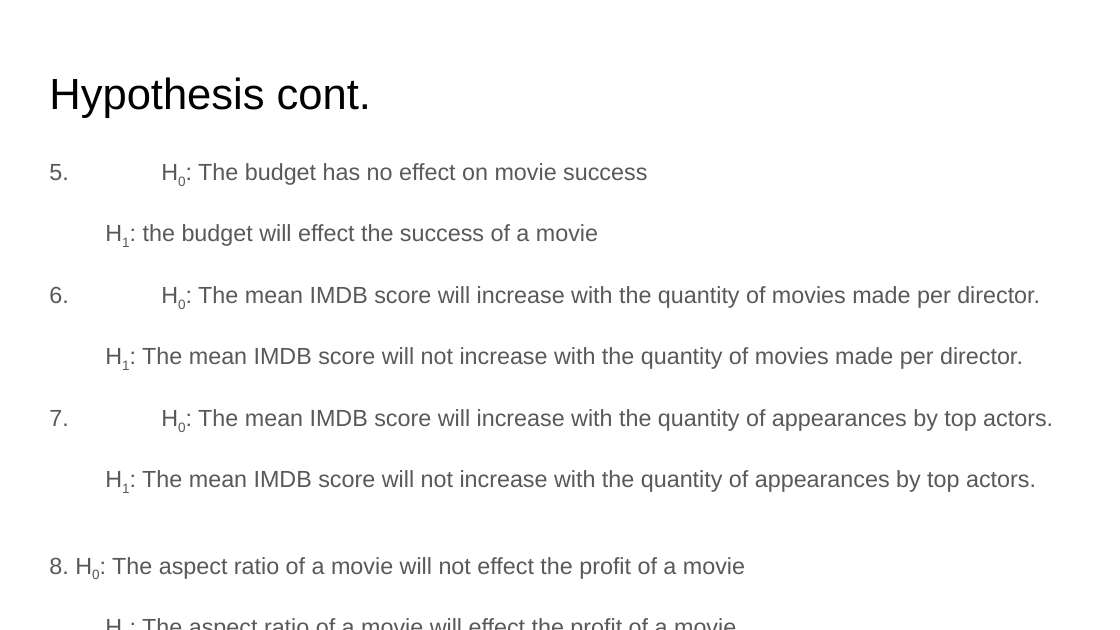
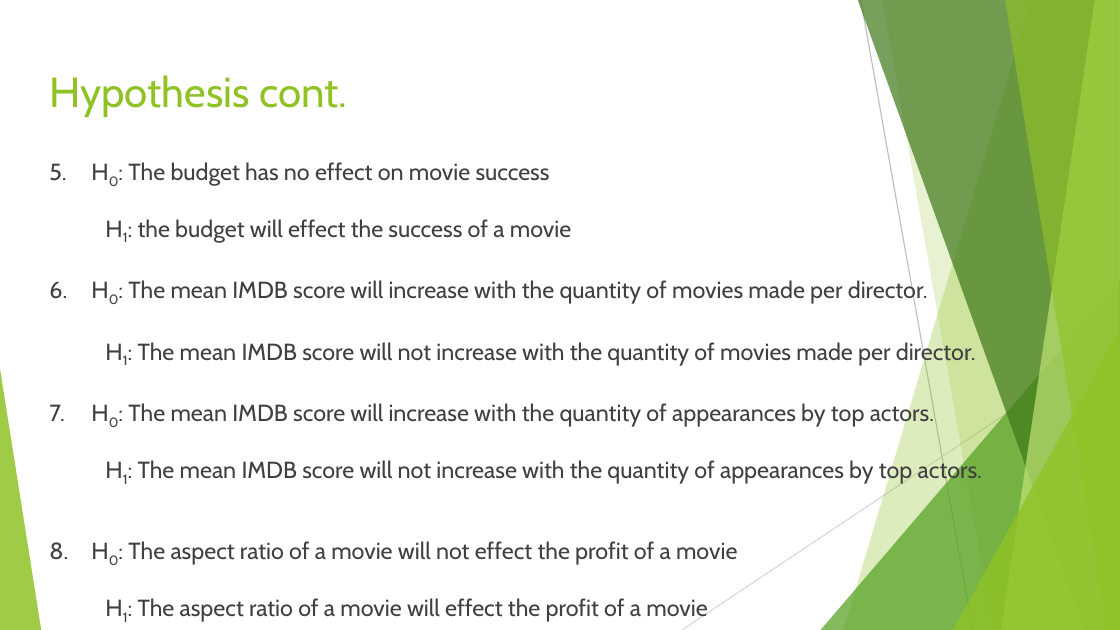
Before and after one commit to BrittanyClemmons/project_one, a slide deck: slide 6 of Project1_IMDB_data analysis.pptx. Drawn at 1120x630 pixels with LibreOffice and Linux fonts; fonts in the diff are those of the drawing. Boxes give left, top, right and bottom in pixels: in the first picture for what was removed or moved away, otherwise in the second. Text is boxed around its words. In the diff, an @@ line names an element or a change of style, - is before the commit and + after.

```diff
--- a/Project1_IMDB_data analysis.pptx
+++ b/Project1_IMDB_data analysis.pptx
@@ title "Hypothesis cont." at <box>49,75,347,117</box>: size 28 to 27 pt, font Arial to Cabin, text colour #000000 to #90C226 @@
@@ text "5. H0: The budget has ..." at <box>49,162,982,622</box>: font Arial to Cabin, text colour #595959 to #404040; line spacing 1.15 to 1 @@
@@ group added at <box>0,0,1120,630</box>: 5 freeform shapes, 3 triangles, 2 lines @@
```
Also in this commit, not shown: 20 other slides changed.
